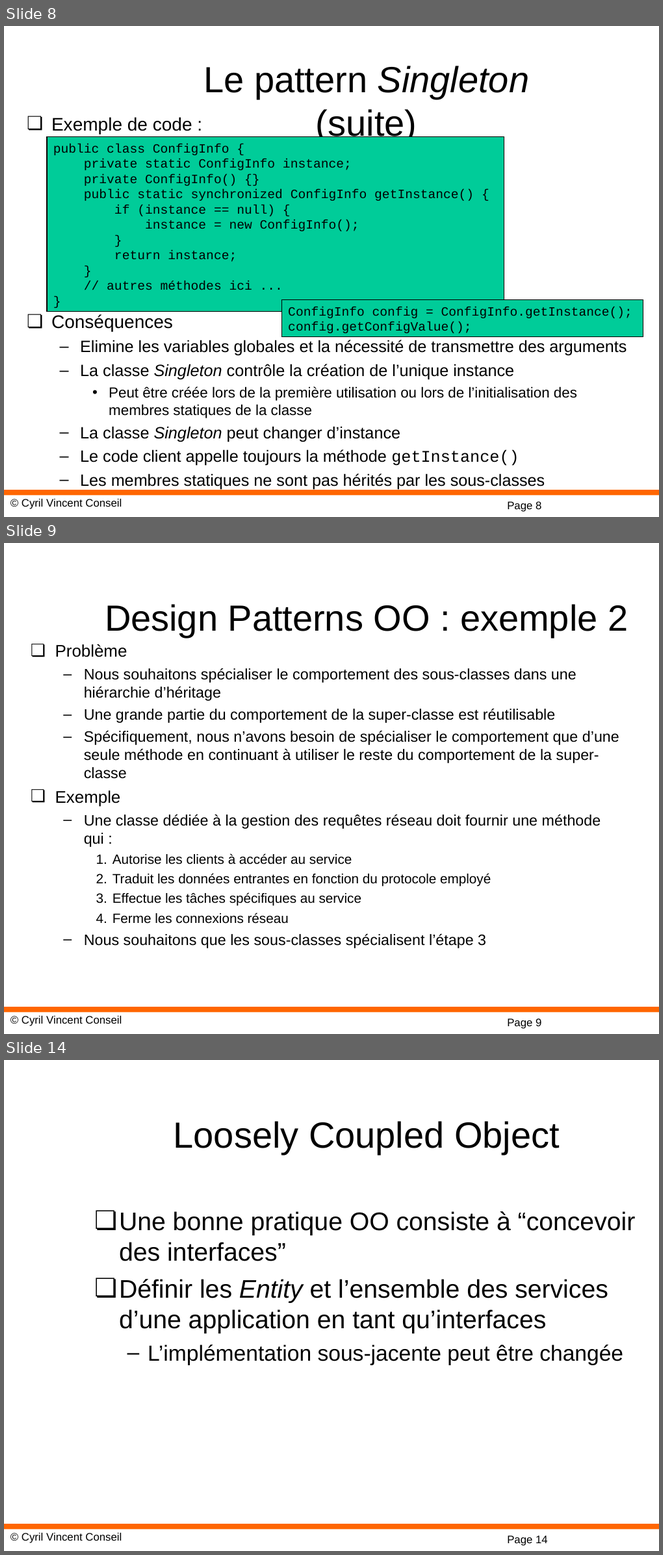
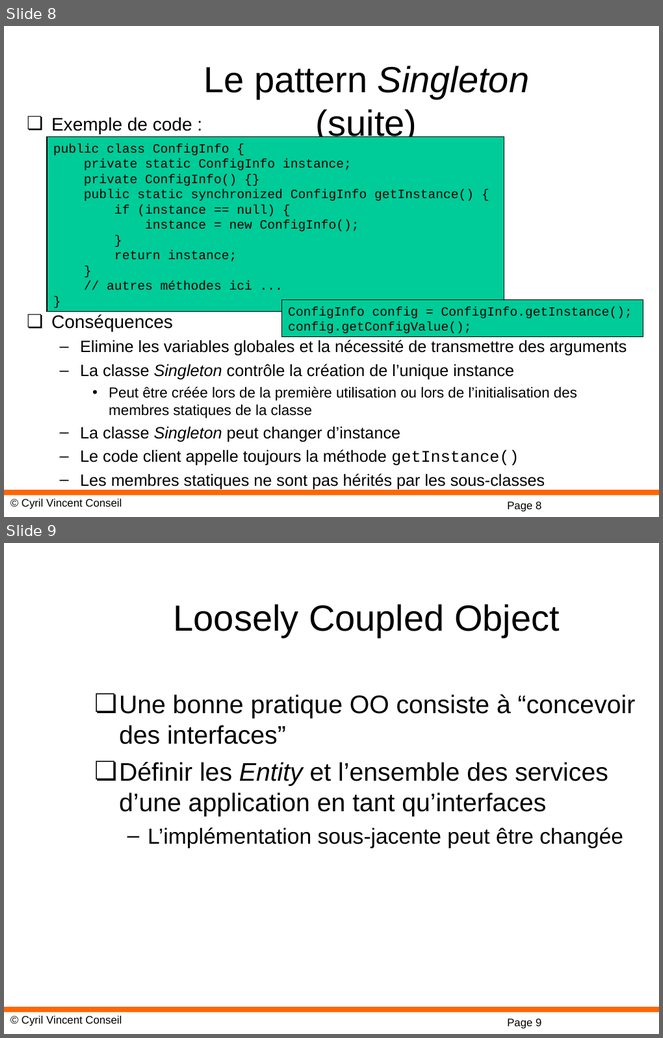
Before and after one commit to cyrilvincent/spring, a slide deck: ppt/02-DesignPattern.ppt. Shown one above the other, each under a label of ours: slides 8, 9 and 14 before the commit, slides 8 and 9 after it; the slides between them are not shown. The pictures are 663x1555 and 663x1038 pixels, drawn with LibreOffice and Linux fonts; fonts in the diff are those of the drawing; background and template pictures are left out. Boxes give left, top, right and bottom in pixels: in the first picture for what was removed or moved away, otherwise in the second. Text is boxed around its words. In the diff, an @@ line names an element or a change of style, - is before the commit and + after.

```diff
--- a/ppt/02-DesignPattern.ppt
+++ b/ppt/02-DesignPattern.ppt
@@ slide 9 removed at bbox=[4, 543, 659, 1034], background #FFFFFF; not listed: 3 template elements that a slide beside it also shows @@
@@ title removed at bbox=[105, 604, 628, 637] @@
-Design Patterns OO : exemple 2
@@ text removed at bbox=[55, 644, 620, 949] @@
-❏ Problème
-  – Nous souhaitons spécialiser le comportement des sous-classes dans une hiérarchie d’héritage
-  – Une grande partie du comportement de la super-classe est réutilisable
-  – Spécifiquement, nous n’avons besoin de spécialiser le comportement que d’une seule méthode en continuant à utiliser le reste du comportement de la super-classe
-❏ Exemple
-  – Une classe dédiée à la gestion des requêtes réseau doit fournir une méthode qui :
-    1. Autorise les clients à accéder au service
-    2. Traduit les données entrantes en fonction du protocole employé
-    3. Effectue les tâches spécifiques au service
-    4. Ferme les connexions réseau
-  – Nous souhaitons que les sous-classes spécialisent l’étape 3
@@ what was slide 14 is now slide 9 @@
@@ page number at bbox=[507, 1019, 542, 1029]: text changed @@
-Page 14
+Page 9
```
Also in this commit, not shown: 3 slides added, 6 other slides removed, 28 other files.
